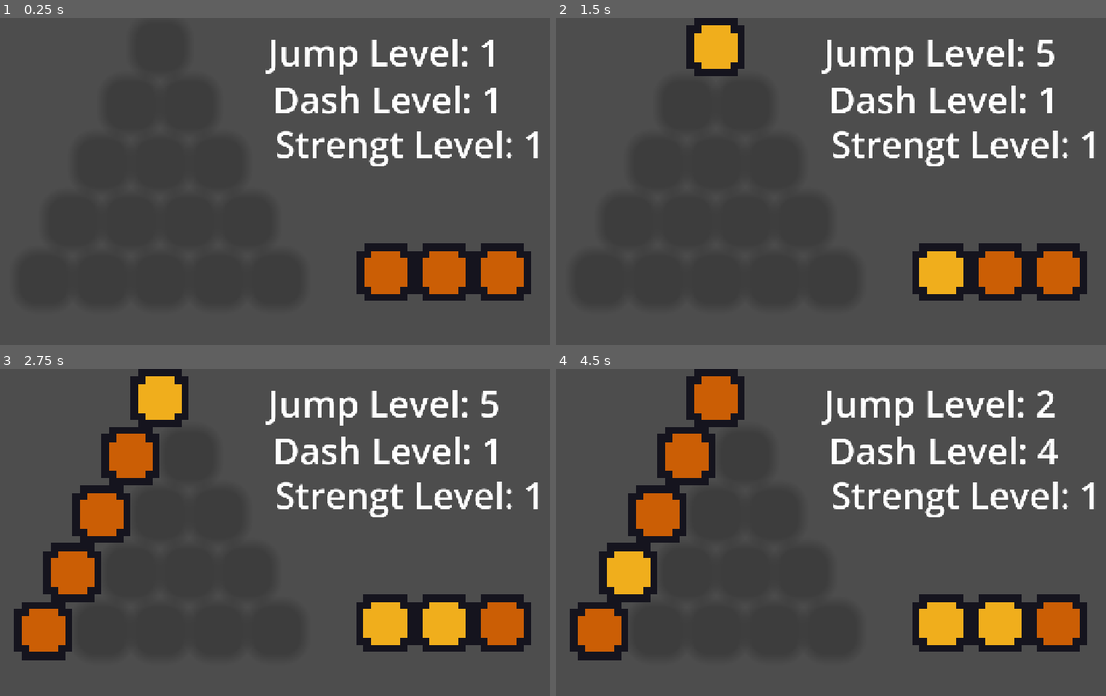
Above: before the commit, frames 1-4 (two rows, left to right).
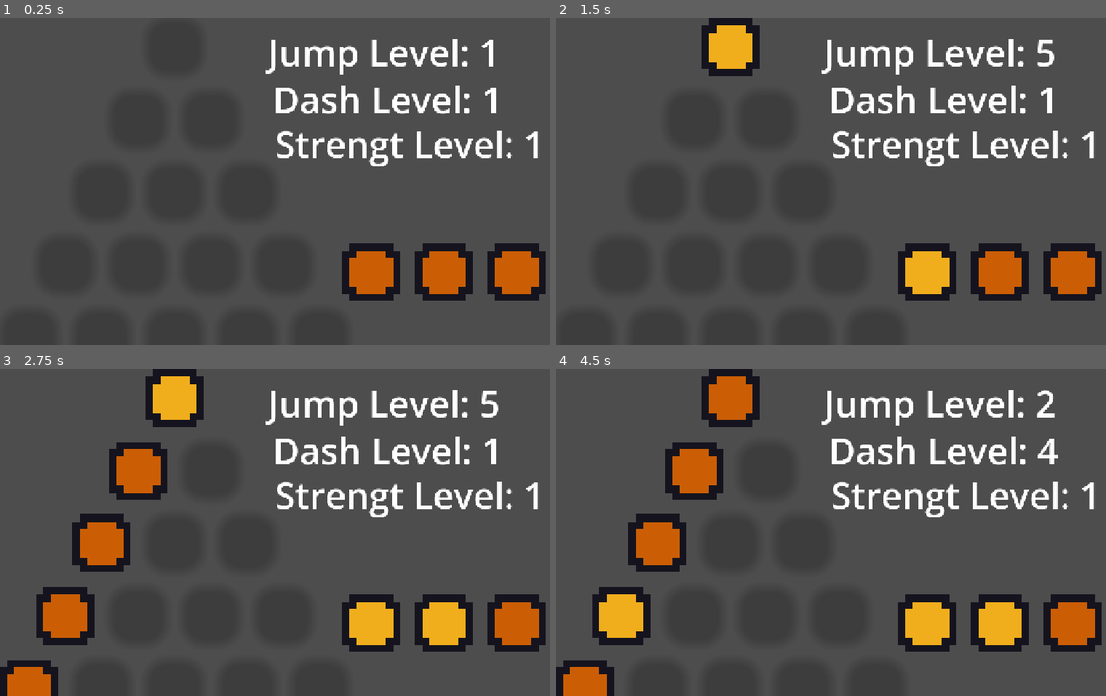
Above: after the commit, the same moments.

Repository: iboobey/coloor
Game: Godot game, scene res://scenes/skill_tree.tscn
Same seed, same stepped clock (60 frames per second), same inputs: the game is played once before the commit and once after it. The project has no main scene, so this scene is started directly.
Inputs (mouse positions are in pixels of both pictures, inside the frame that each line leads up to; where the layout moved, square brackets give the same spot in the first picture):
- Up to frame 1 (0.25 s): no input
- Up to frame 2 (1.5 s): click (930, 273) [941, 273] at 0.5 s; click (732, 47) [715, 47] at 1.25 s
- Up to frame 3 (2.75 s): click (445, 624) at 2 s
- Up to frame 4 (4.5 s): click (693, 470) [688, 457] at 2.75 s; click (660, 542) [660, 512] at 3.5 s; click (622, 617) [627, 571] at 4.25 s

The runs differ from the first frame. In frame 1, 2.8% of the frame differs, in the area x 62-100%, y 68-87%; in frame 2, 4.2%; in frame 3, 12%; in frame 4, 13%, in the area x 0-100%, y 0-100%.

Commit message:
Skill Tree Separation Adjusted

Diff:
--- a/scenes/skill_tree.tscn
+++ b/scenes/skill_tree.tscn
@@ -20,12 +20,12 @@
 layout_mode = 0
 offset_right = 45.0
 offset_bottom = 45.0
-theme_override_constants/separation = 0
+theme_override_constants/separation = 2
 
 [node name="Row5" type="HBoxContainer" parent="SkillTree/ButtonArrangement" unique_id=1776131368]
 layout_mode = 2
 size_flags_horizontal = 4
-theme_override_constants/separation = 0
+theme_override_constants/separation = 2
 
 [node name="Row5Button1" type="Button" parent="SkillTree/ButtonArrangement/Row5" unique_id=1574208358]
 unique_name_in_owner = true
@@ -40,7 +40,7 @@
 [node name="Row4" type="HBoxContainer" parent="SkillTree/ButtonArrangement" unique_id=1789153233]
 layout_mode = 2
 size_flags_horizontal = 4
-theme_override_constants/separation = 0
+theme_override_constants/separation = 2
 
 [node name="Row4Button1" type="Button" parent="SkillTree/ButtonArrangement/Row4" unique_id=869472832]
 unique_name_in_owner = true
@@ -65,7 +65,7 @@
 [node name="Row3" type="HBoxContainer" parent="SkillTree/ButtonArrangement" unique_id=1404867867]
 layout_mode = 2
 size_flags_horizontal = 4
-theme_override_constants/separation = 0
+theme_override_constants/separation = 2
 
 [node name="Row3Button1" type="Button" parent="SkillTree/ButtonArrangement/Row3" unique_id=1110575212]
 unique_name_in_owner = true
@@ -100,7 +100,7 @@
 [node name="Row2" type="HBoxContainer" parent="SkillTree/ButtonArrangement" unique_id=2132514169]
 layout_mode = 2
 size_flags_horizontal = 4
-theme_override_constants/separation = 0
+theme_override_constants/separation = 2
 
 [node name="Row2Button1" type="Button" parent="SkillTree/ButtonArrangement/Row2" unique_id=1437143242]
 unique_name_in_owner = true
@@ -145,7 +145,7 @@
 [node name="Row1" type="HBoxContainer" parent="SkillTree/ButtonArrangement" unique_id=1040766272]
 layout_mode = 2
 size_flags_horizontal = 4
-theme_override_constants/separation = 0
+theme_override_constants/separation = 2
 
 [node name="Row1Button1" type="Button" parent="SkillTree/ButtonArrangement/Row1" unique_id=1315318979]
 unique_name_in_owner = true
@@ -202,10 +202,10 @@
 custom_minimum_size = Vector2(8, 8)
 custom_maximum_size = Vector2(8, 8)
 layout_mode = 0
-offset_left = 48.625
-offset_top = 31.1875
-offset_right = 56.625
-offset_bottom = 39.1875
+offset_left = 47.3125
+offset_top = 31.0625
+offset_right = 55.3125
+offset_bottom = 39.0625
 size_flags_horizontal = 3
 theme = ExtResource("3_tyjg3")
 toggle_mode = true
@@ -228,9 +228,9 @@
 custom_minimum_size = Vector2(8, 8)
 custom_maximum_size = Vector2(8, 8)
 layout_mode = 0
-offset_left = 65.25
+offset_left = 66.6875
 offset_top = 30.75
-offset_right = 73.25
+offset_right = 74.6875
 offset_bottom = 38.75
 size_flags_horizontal = 3
 theme = ExtResource("3_tyjg3")
